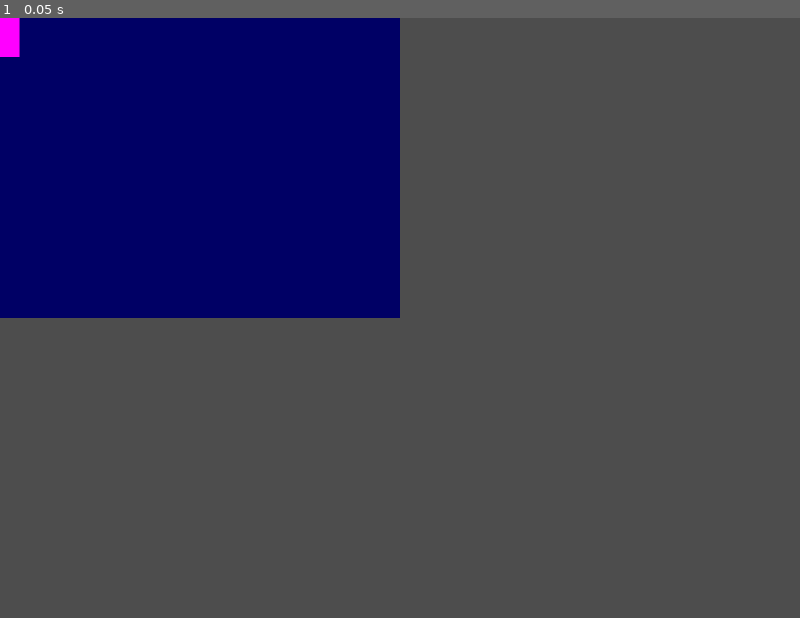
Above: before the commit, frame 1.
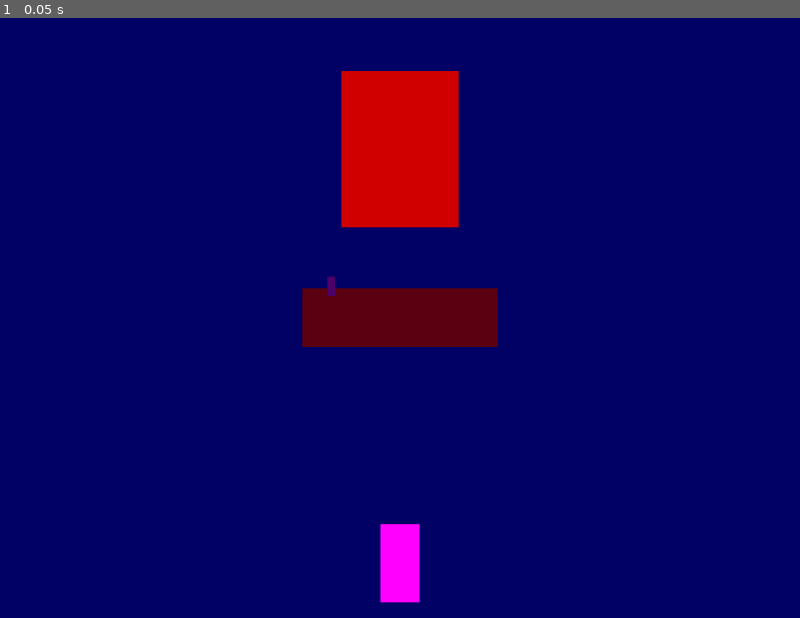
Above: after the commit, the same moment.

Repository: maunzCache/ldjam-55
Game: Godot game, scene res://main.tscn
The game is run twice, just before and just after one commit, with the same random seed, the same clock (stepped at 60 frames per second) and the same inputs.
Inputs:
- Up to frame 1 (0.05 s): no input

The runs differ from the first frame. In frame 1, 78% of the frame differs, in the area x 0-100%, y 0-100%.

Commit message:
klickbare gegenstände

Diff:
--- /dev/null
+++ b/Klickbar.gd
@@ -0,0 +1,6 @@
+extends Sprite2D
+
+func _input(event):
+	if event is InputEventMouseButton and event.pressed and event.button_index == MOUSE_BUTTON_LEFT:
+		if get_rect().has_point(to_local(event.position)):
+			print("A click on the " + name)
--- a/main.tscn
+++ b/main.tscn
@@ -6,5 +6,7 @@
 [node name="Main" type="Node2D"]
 
 [node name="Room 001" parent="." instance=ExtResource("1_c1uvj")]
+position = Vector2(512, 384)
 
 [node name="Player" parent="Room 001" instance=ExtResource("1_tcfox")]
+position = Vector2(0, 314)
--- a/room-001.tscn
+++ b/room-001.tscn
@@ -1,10 +1,38 @@
-[gd_scene load_steps=2 format=3 uid="uid://cdqp2w2j0gxxo"]
+[gd_scene load_steps=6 format=3 uid="uid://cdqp2w2j0gxxo"]
+
+[ext_resource type="Script" path="res://Klickbar.gd" id="1_yjsq0"]
 
 [sub_resource type="PlaceholderTexture2D" id="PlaceholderTexture2D_g4tbs"]
 size = Vector2(1024, 768)
 
+[sub_resource type="PlaceholderTexture2D" id="PlaceholderTexture2D_vchxp"]
+size = Vector2(250, 75)
+
+[sub_resource type="PlaceholderTexture2D" id="PlaceholderTexture2D_cq6y2"]
+size = Vector2(10, 25)
+
+[sub_resource type="PlaceholderTexture2D" id="PlaceholderTexture2D_30u02"]
+size = Vector2(150, 200)
+
 [node name="Room 001" type="Node2D"]
 
-[node name="Sprite2D" type="Sprite2D" parent="."]
+[node name="Background" type="Sprite2D" parent="."]
 modulate = Color(0, 0.164706, 0.396078, 1)
 texture = SubResource("PlaceholderTexture2D_g4tbs")
+
+[node name="Tisch" type="Sprite2D" parent="."]
+modulate = Color(0.352941, 0.25098, 0.0666667, 1)
+texture = SubResource("PlaceholderTexture2D_vchxp")
+script = ExtResource("1_yjsq0")
+
+[node name="Buch" type="Sprite2D" parent="."]
+modulate = Color(0.301961, 0.0784314, 0.411765, 1)
+position = Vector2(-88, -40)
+texture = SubResource("PlaceholderTexture2D_cq6y2")
+script = ExtResource("1_yjsq0")
+
+[node name="Portrait" type="Sprite2D" parent="."]
+modulate = Color(0.815686, 0.580392, 0, 1)
+position = Vector2(0, -216)
+texture = SubResource("PlaceholderTexture2D_30u02")
+script = ExtResource("1_yjsq0")
